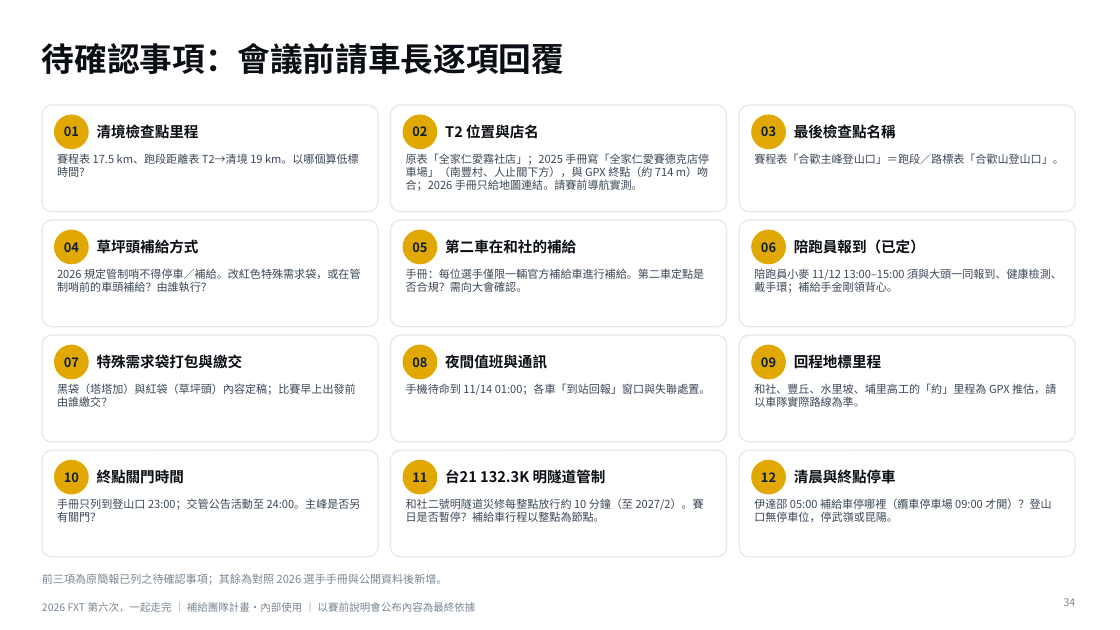
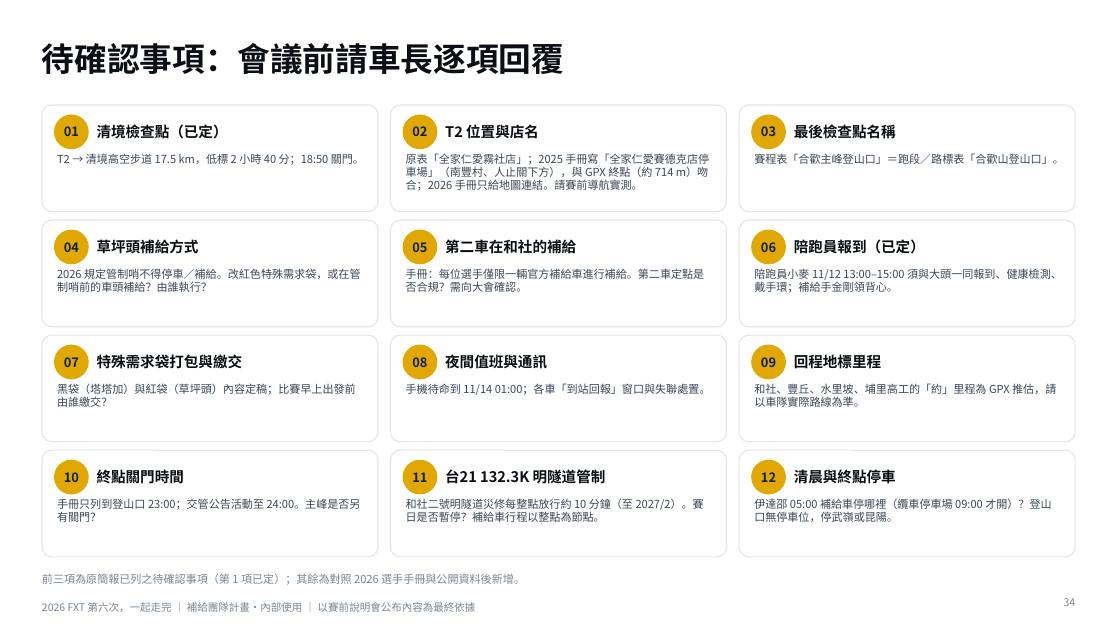
Before and after one commit to powermovebboy-sys/Race-site, a slide deck: slide 34 of deck/2026_FXT_第六次一起走完.pptx. Drawn at 1120x630 pixels with LibreOffice and Linux fonts; fonts in the diff are those of the drawing. Boxes give left, top, right and bottom in pixels: in the first picture for what was removed or moved away, otherwise in the second. Text is boxed around its words. In the diff, an @@ line names an element or a change of style, - is before the commit and + after.

```diff
--- a/deck/2026_FXT_第六次一起走完.pptx
+++ b/deck/2026_FXT_第六次一起走完.pptx
@@ text at (97, 124, 228, 139): text changed @@
-清境檢查點里程
+清境檢查點（已定）
@@ text at (57, 153, 364, 165): text changed @@
-賽程表 17.5 km、跑段距離表 T2→清境 19 km。以哪個算低標時間？
+T2 → 清境高空步道 17.5 km，低標 2 小時 40 分；18:50 關門。
@@ text at (42, 574, 525, 585): text changed @@
-前三項為原簡報已列之待確認事項；其餘為對照 2026 選手手冊與公開資料後新增。
+前三項為原簡報已列之待確認事項（第 1 項已定）；其餘為對照 2026 選手手冊與公開資料後新增。
```
Also in this commit, not shown: 1 other slide changed, 3 other files.
